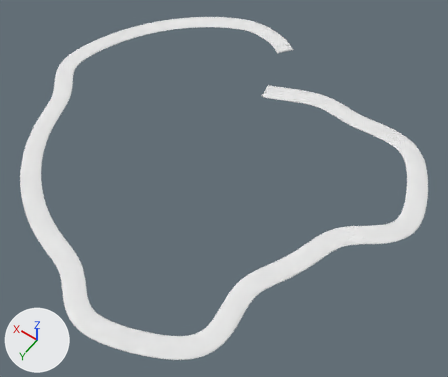
The FBX model shared/modeling-kit/out/slime_lane.fbx: old version first, new version second.
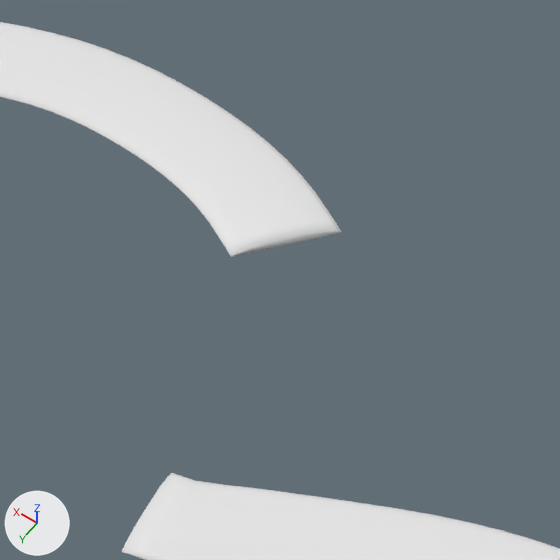
Old and new are each drawn whole from a camera (50 mm lens) standing at (-83.3, 103.8, 152.1) and looking at (-11.2, 2.8, -6.7) and again close up on the part from 54% to 73% of the width and 4% to 26% of the height. The lights are fixed; the arrows at lower left show +X, +Y and +Z. The older version's two pictures come first.

The first close-up shows 'slime_lane'.
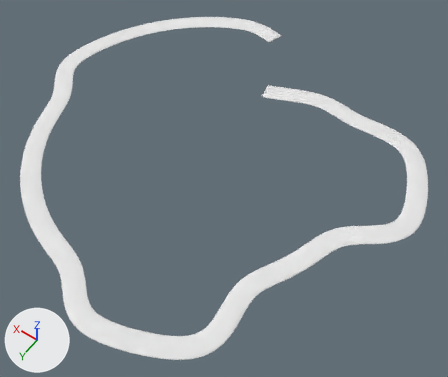
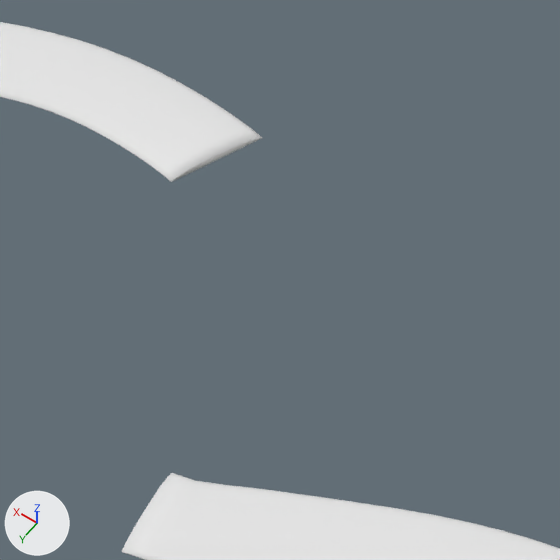
Changed parts and their boxes (x1, y1, x2, y2) in the close-ups (560 x 560 px):
part 1 of me_slime_lane, cut back: before (162, 128, 342, 257); after (162, 128, 262, 182)

The change in detail:
me_slime_lane is used by ob_slime_lane; location (0.0, 0.0, 0.0).
me_slime_lane had 2951 vertices, 2960 faces and spanned x -69.5..69.5, y -67.9..67.9, z 0.0..0.4.
me_slime_lane now has 2886 vertices, 2895 faces and spans x -69.5..69.5, y -67.9..67.9, z 0.0..0.4.
Part 1, on me_slime_lane:
69 vertices are removed from x 3.0..12.5, y -66.1..-56.7, z 0.0..0.4.
81 faces are deleted.
5 vertices in x 10.4..11.4, y -65.8..-63.0, z 0.1..0.4 move by (0.5, -0.2, 0.0).
4 vertices move from x 11.7..12.4, y -62.2..-60.3, z 0.1..0.4 to x 12.1..12.8, y -62.4..-60.4, z 0.1..0.4.
4 vertices are added at (10.8, -66.3, 0.0), (12.9, -60.1, 0.0), (10.8, -66.3, 0.0), (12.9, -60.1, 0.0).
16 new faces join them.
